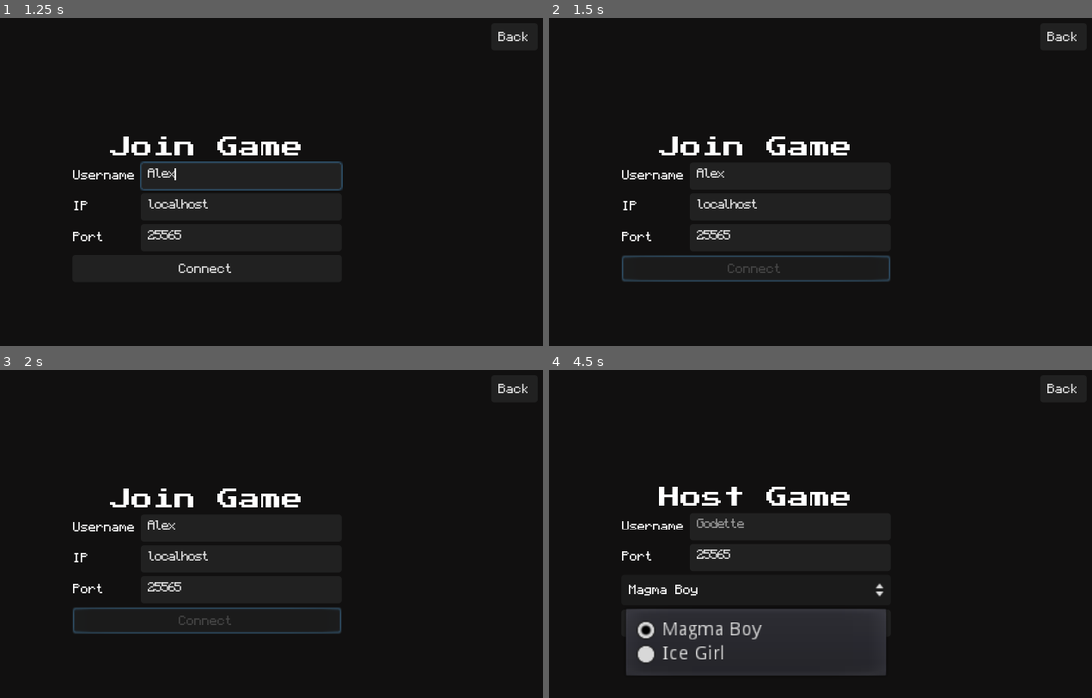
Above: before the commit, frames 1-4 (two rows, left to right).
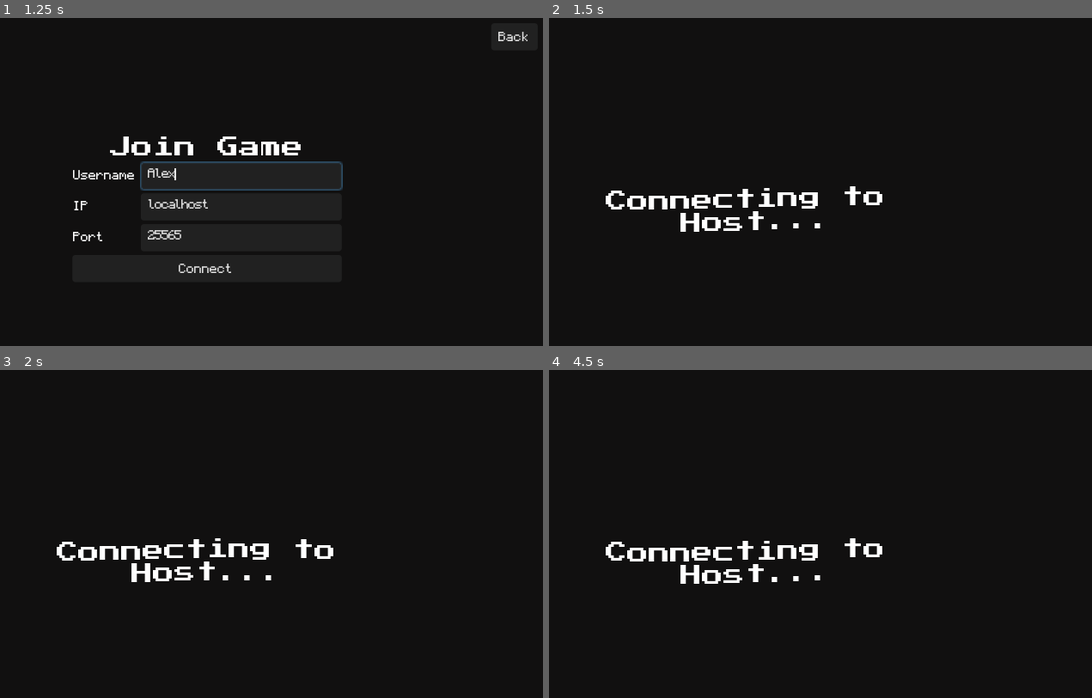
Above: after the commit, the same moments.

Repository: OsakiTsukiko/magmaboy-and-icegirl
Game: Godot game, scene res://src/ui/connect_menu/ConnectMenu.tscn
Same seed, same stepped clock (60 frames per second), same inputs: the game is played once before the commit and once after it. This scene is started directly instead of the project's main scene.
Inputs (mouse positions are in pixels of both pictures, inside the frame that each line leads up to):
- Up to frame 1 (1.25 s): click (238, 175) at 0.52 s; type "Alex" at 0.6 s
- Up to frame 2 (1.5 s): click "Connect" at 1.25 s
- Up to frame 3 (2 s): no input
- Up to frame 4 (4.5 s): click (1064, 389) at 2 s, where only the run before the commit has a clickable "Back"; click (755, 579) at 2.75 s, where only the run before the commit has a clickable "Host Game"; click (755, 622) at 3.5 s, where only the run before the commit has a clickable "Host"; click (755, 589) at 4.25 s, where only the run before the commit has a clickable "Magma Boy"

Frame 1 is identical in both runs. In frame 2, 3.8% of the frame differs, in the area x 10-98%, y 4-81%; in frame 3, 3.9%; in frame 4, 13%, in the area x 10-98%, y 4-94%.

Commit message:
fix Back BTN is avaibale while connecting (#3)

Diff:
--- a/src/ui/connect_menu/ConnectMenu.gd
+++ b/src/ui/connect_menu/ConnectMenu.gd
@@ -2,11 +2,15 @@
 
 var main_menu_scene = load("res://src/ui/main_menu/MainMenu.tscn")
 
+onready var back_btn = $BG/BackBTN
 onready var connect_btn = $BG/CenterContainer/VBoxContainer/ConnectBTN
 onready var error_label = $BG/CenterContainer/VBoxContainer/ErrorLabel
 onready var username_input = $BG/CenterContainer/VBoxContainer/GridContainer/Username
 onready var ip_input = $BG/CenterContainer/VBoxContainer/GridContainer/IP
 onready var port_input = $BG/CenterContainer/VBoxContainer/GridContainer/Port
+
+func _ready():
+	Gamestate.connect("connect_error_scene_signal", self, "show_error")
 
 func show_error(msg: String) -> void:
 	error_label.text = "Error: " + msg
@@ -17,15 +21,18 @@
 	var port: int = int(port_input.text)
 
 	connect_btn.disabled = true
+	back_btn.disabled = true
 
 	if (username.replace(" ", "") == ""):
 		show_error("Invalid username!")
 		connect_btn.disabled = false
+		back_btn.disabled = false
 		return
 
 	if (ip.replace(" ", "") == ""):
 		show_error("Invalid IP!")
 		connect_btn.disabled = false
+		back_btn.disabled = false
 		return
 
 	Gamestate.init_client(
--- a/src/ui/host_menu/HostMenu.gd
+++ b/src/ui/host_menu/HostMenu.gd
@@ -2,6 +2,7 @@
 
 var main_menu_scene = load("res://src/ui/main_menu/MainMenu.tscn")
 
+onready var back_btn = $BG/BackBTN
 onready var host_btn = $BG/CenterContainer/VBoxContainer/HostBTN
 onready var character_selector_input = $BG/CenterContainer/VBoxContainer/CharacterSelector
 onready var error_label = $BG/CenterContainer/VBoxContainer/ErrorLabel
@@ -20,10 +21,12 @@
 	var port: int = int(port_input.text)
 
 	host_btn.disabled = true
+	back_btn.disabled = true
 
 	if (username.replace(" ", "") == ""):
 		show_error("Invalid username!")
 		host_btn.disabled = false
+		back_btn.disabled = false
 		return
 
 	Gamestate.init_server(
--- a/src/utils/gamestate.gd
+++ b/src/utils/gamestate.gd
@@ -1,6 +1,7 @@
 extends Node
 
 var main_menu_scene = load("res://src/ui/main_menu/MainMenu.tscn")
+var connect_menu_scene = load("res://src/ui/connect_menu/ConnectMenu.tscn")
 var host_menu_scene = load("res://src/ui/host_menu/HostMenu.tscn")
 var lobby_scene = load("res://src/ui/lobby/Lobby.tscn")
 var waiting_lobby = load("res://src/ui/waiting_lobby/WaitingLobby.tscn")
@@ -21,6 +22,7 @@
 signal player_join_request_signal
 signal kicked_reason_signal
 signal waiting_lobby_message_signal
+signal connect_error_scene_signal
 
 func _ready() -> void:
 	get_tree().connect("network_peer_connected", self, "_network_peer_connected")
@@ -42,6 +44,8 @@
 	get_tree().change_scene_to(lobby_scene)
 
 func init_client(username: String, game_ip: String, game_port: int) -> void:
+	get_tree().change_scene_to(waiting_lobby)
+	call_deferred("emit_signal", "waiting_lobby_message_signal", "Connecting to Host...")
 	self.game_ip = game_ip
 	self.game_port = game_port
 	self.username = username
@@ -92,7 +96,8 @@
 	# might remove this in the future
 
 func _connection_failed() -> void:
-	print("connection failed")
+	get_tree().change_scene_to(connect_menu_scene)
+	call_deferred("emit_signal", "connect_error_scene_signal", "Connection Failed!")
 
 func _connected_to_server() -> void:
 	get_tree().change_scene_to(waiting_lobby)
